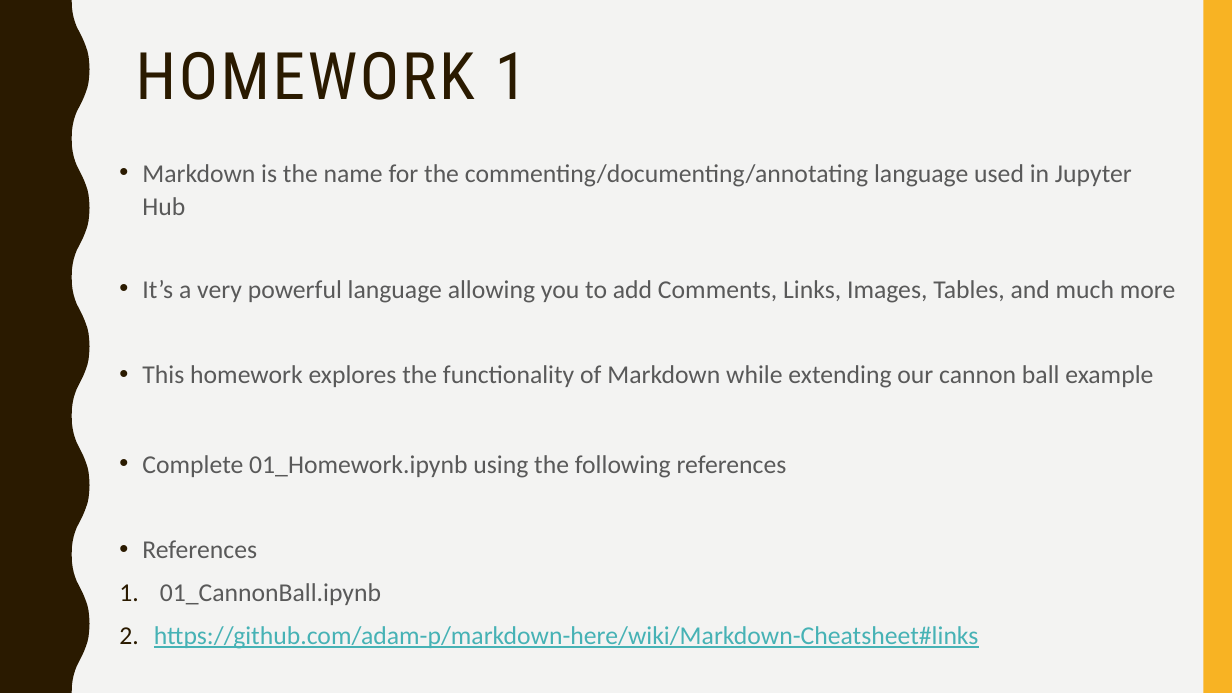
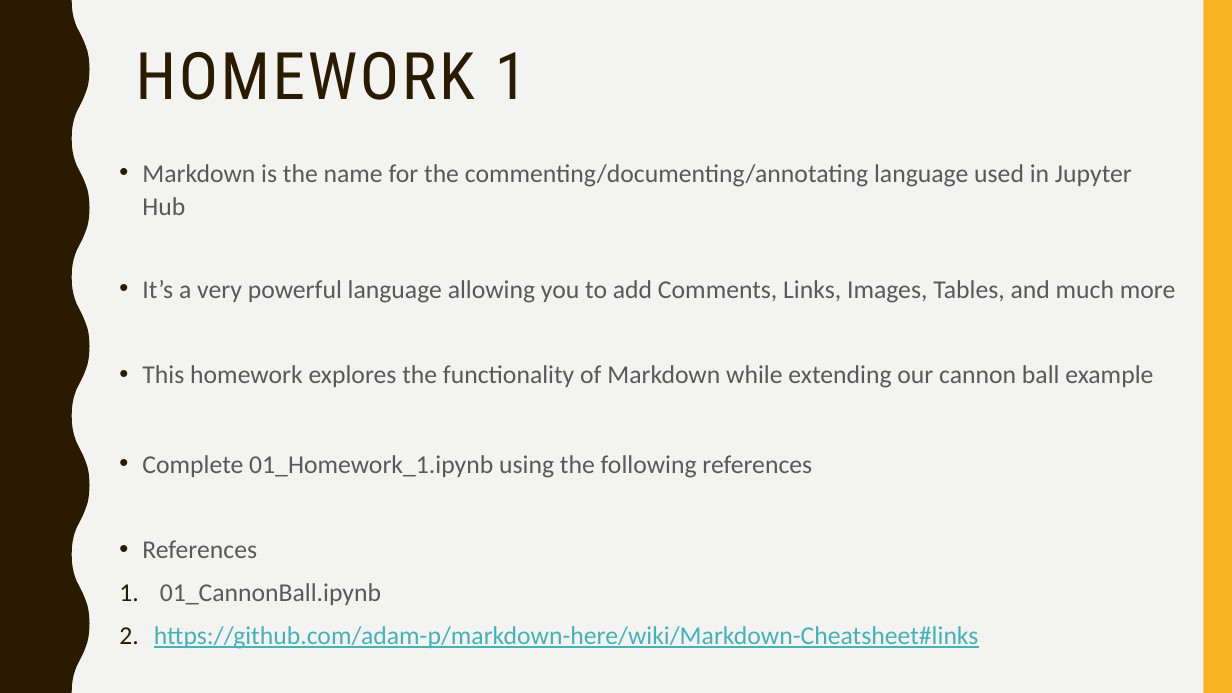
Before and after one commit to narock/scientific_computing_course, a slide deck: slide 2 of 01_Intro/01_Homework.pptx. Drawn at 1232x693 pixels with LibreOffice and Linux fonts; fonts in the diff are those of the drawing. Boxes give left, top, right and bottom in pixels: in the first picture for what was removed or moved away, otherwise in the second. Text is boxed around its words. In the diff, an @@ line names an element or a change of style, - is before the commit and + after.

Commit message:
Renamed ipynb files to match section numbers

```diff
--- a/01_Intro/01_Homework.pptx
+++ b/01_Intro/01_Homework.pptx
@@ text at (142, 455, 812, 478): text changed @@
-• Complete 01_Homework.ipynb using the following references
+• Complete 01_Homework_1.ipynb using the following references
```
Also in this commit, not shown: 26 other files.
